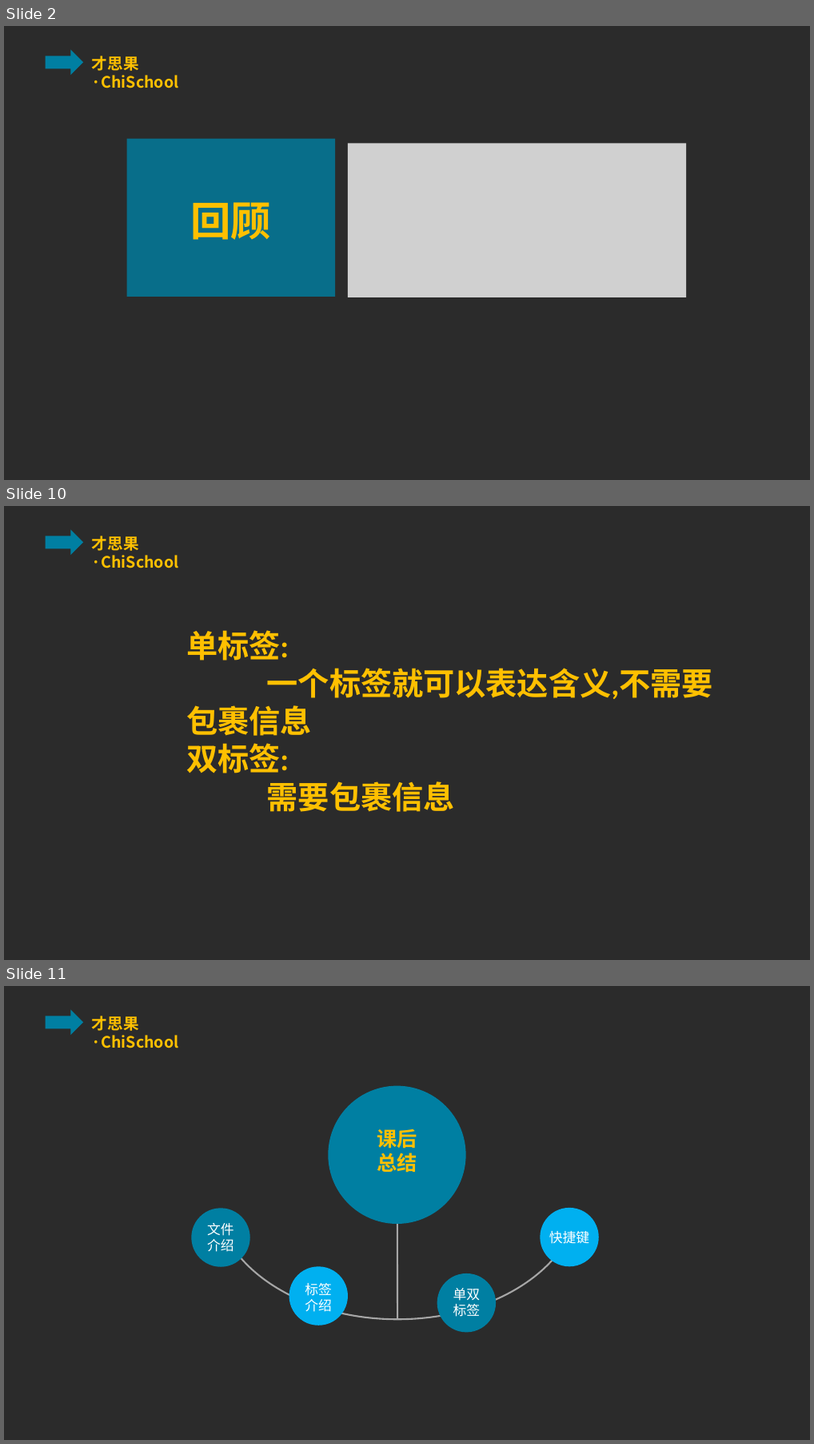
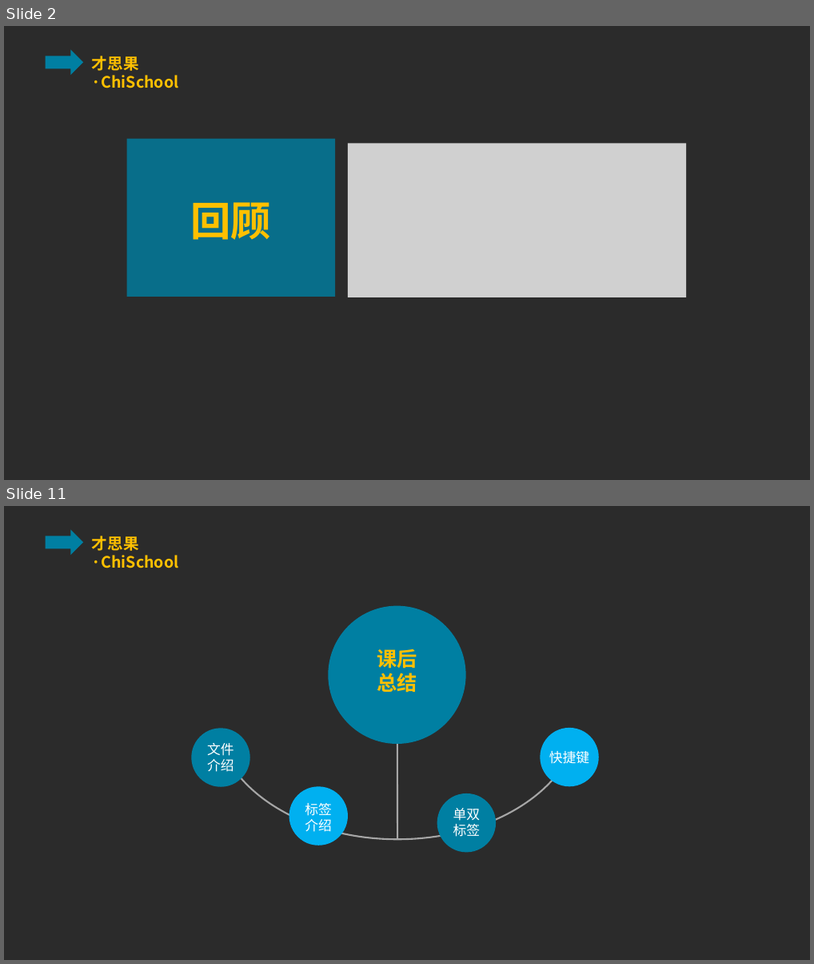
Before and after one commit to ppliu1987/chichool, a slide deck: html/class/lesson_four/lesson_four.pptx. Shown one above the other, each under a label of ours: slides 2, 10 and 11 before the commit, slides 2 and 11 after it; the slides between them are not shown. The pictures are 814x1444 and 814x964 pixels, drawn with LibreOffice and Linux fonts; fonts in the diff are those of the drawing; grey boxes stand for pictures; background and template pictures are left out; a plain dark background stands for a picture behind light text. Boxes give left, top, right and bottom in pixels: in the first picture for what was removed or moved away, otherwise in the second. Text is boxed around its words. In the diff, an @@ line names an element or a change of style, - is before the commit and + after.

```diff
--- a/html/class/lesson_four/lesson_four.pptx
+++ b/html/class/lesson_four/lesson_four.pptx
@@ slide 10 removed at [4,506,810,960], background picture (left out); not listed: 2 template elements that a slide beside it also shows @@
@@ text removed at [186,630,714,812] @@
-单标签:
-一个标签就可以表达含义,不需要包裹信息
-双标签:
-需要包裹信息
```
Also in this commit, not shown: 1 slide changed, 8 slides added, 7 other slides removed.
